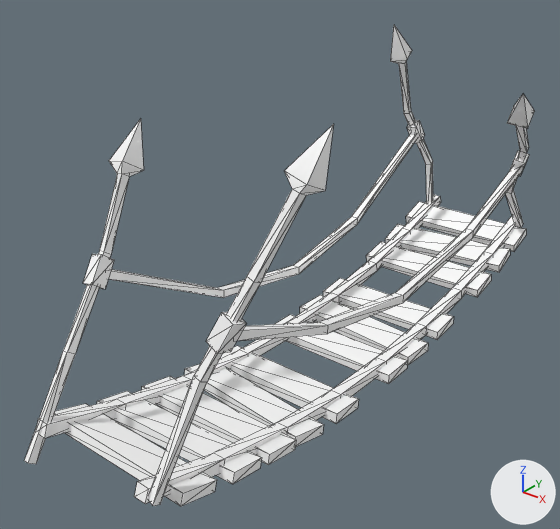
Two versions of the glTF model assets/synty/simple_fantasy/models/SF_Bld_Goblin_Bridge_01.glb, one commit apart.
Rendered twice from a 50 mm camera at (0.1089, -0.1682, 0.128) aimed at (-0.012, -0.017, 0.0343). The axes (+X, +Y, +Z) are drawn at lower right. The lights are the same throughout. Mesh edges are drawn as thin lines.

The first picture shows 'SF_Bld_Goblin_Bridge_01'.
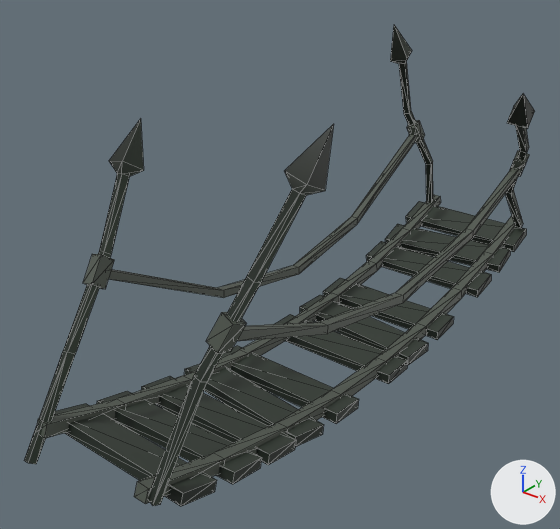
Location of each change, [x1, y1, x2, y2] in pixels of the pictures (560 x 529 px):
```json
{"object": "SF_Bld_Goblin_Bridge_01", "change": "surface changed", "before": [24, 25, 535, 506], "after": [24, 25, 535, 506], "on screen": "white to grey"}
```

Scene script edits in JSON lines:
```json
{"op": "add", "block": "img_undead_footman_01", "code": ["img_undead_footman_01 = load_image('Undead_Footman_01', '_unpacked/Undead_Footman_01', 512, 512, 'sRGB')"]}
{"op": "remove", "block": "mat_lambert1", "code": "mat_lambert1.base_color = (1.0, 1.0, 1.0)  # white #ffffff"}
{"op": "add", "block": "mat_lambert1", "code": "mat_lambert1.texture = img_undead_footman_01"}
```
